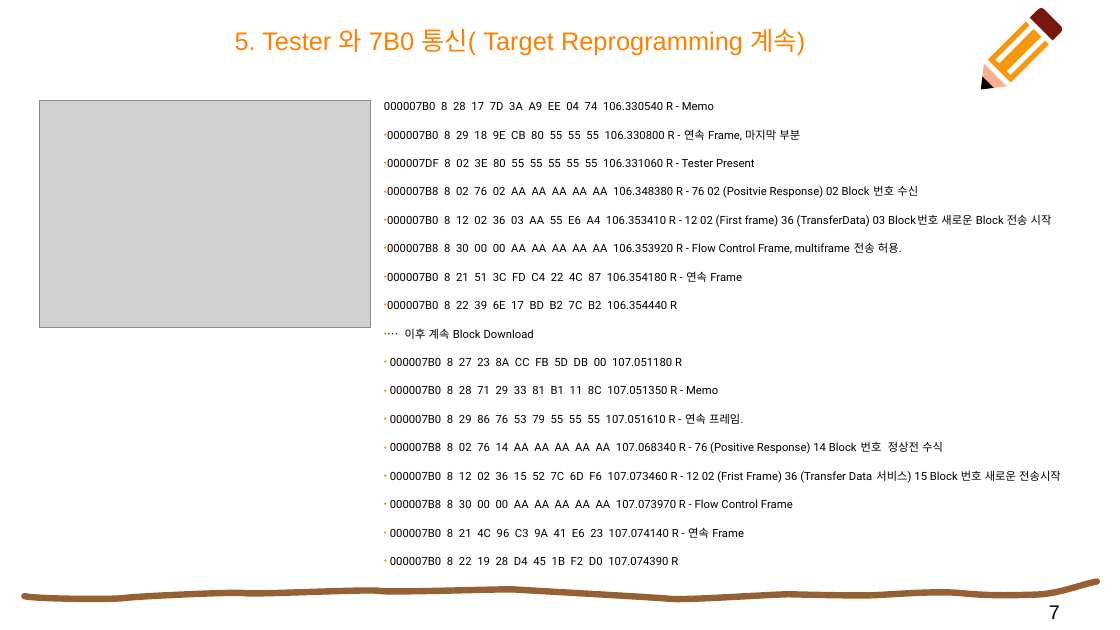
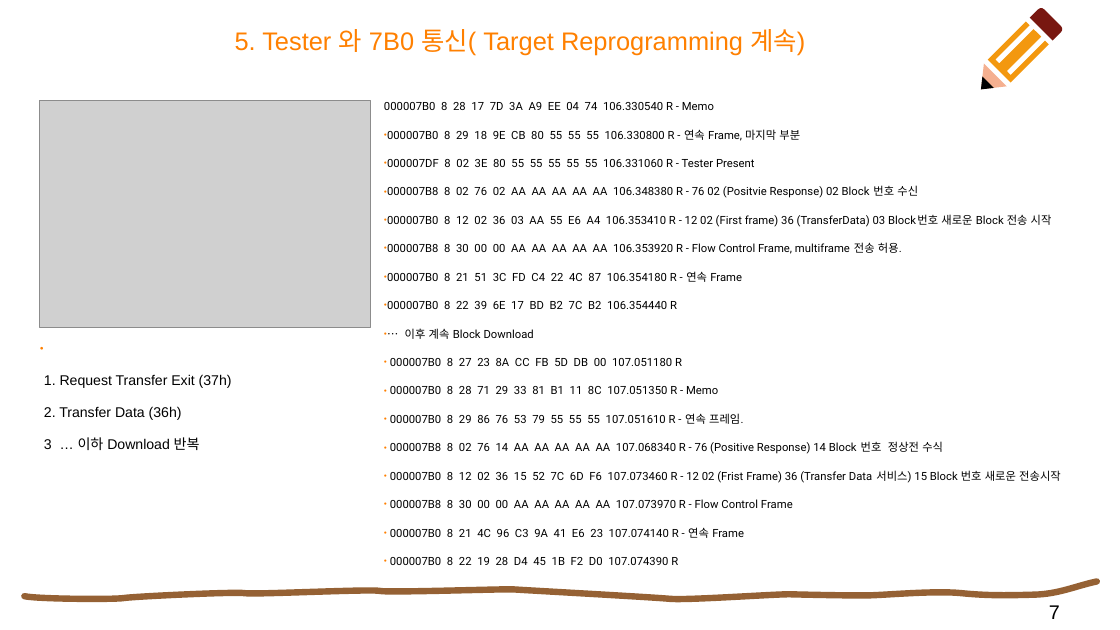
Before and after one commit to paladinhw/paladinhw, a slide deck: slide 7 of CANLOG_1.pptx. Drawn at 1120x630 pixels with LibreOffice and Linux fonts; fonts in the diff are those of the drawing; grey boxes stand for pictures. Boxes give left, top, right and bottom in pixels: in the first picture for what was removed or moved away, otherwise in the second. Text is boxed around its words. In the diff, an @@ line names an element or a change of style, - is before the commit and + after.

Commit message:
data 분석

```diff
--- a/CANLOG_1.pptx
+++ b/CANLOG_1.pptx
@@ text added at [44,374,232,450], 10 pt, text #000000 @@
+1. Request Transfer Exit (37h)
+2. Transfer Data (36h)
+3 … 이하 Download 반복
```
Also in this commit, not shown: 6 other slides changed, 1 other file.
